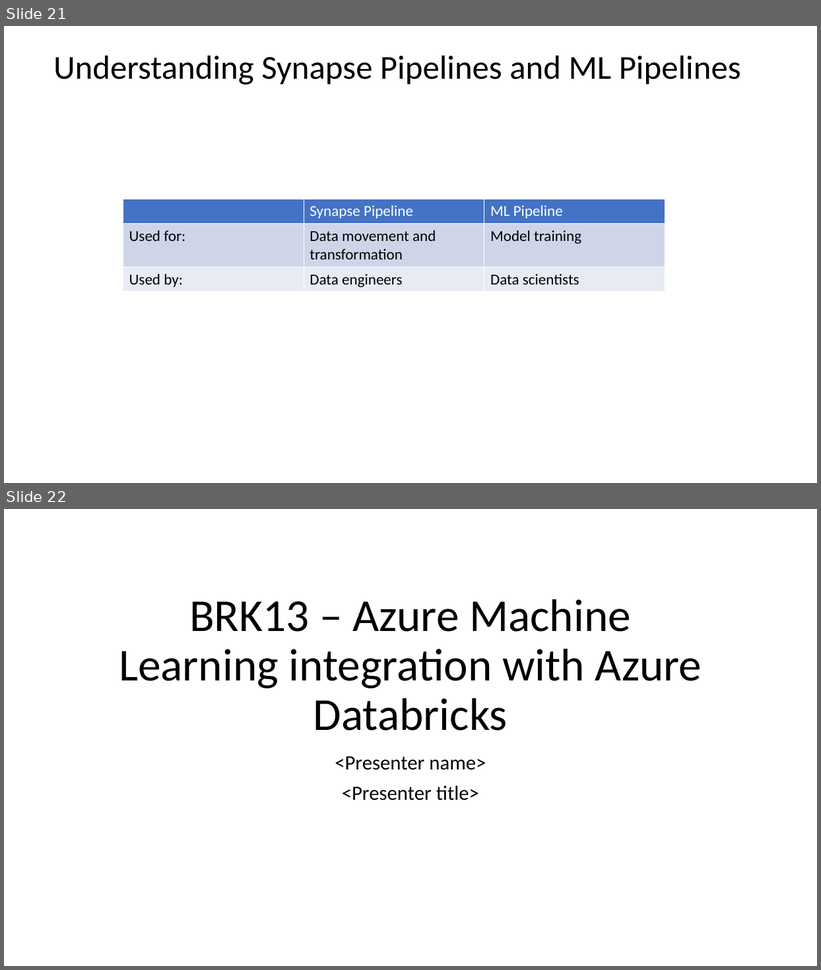
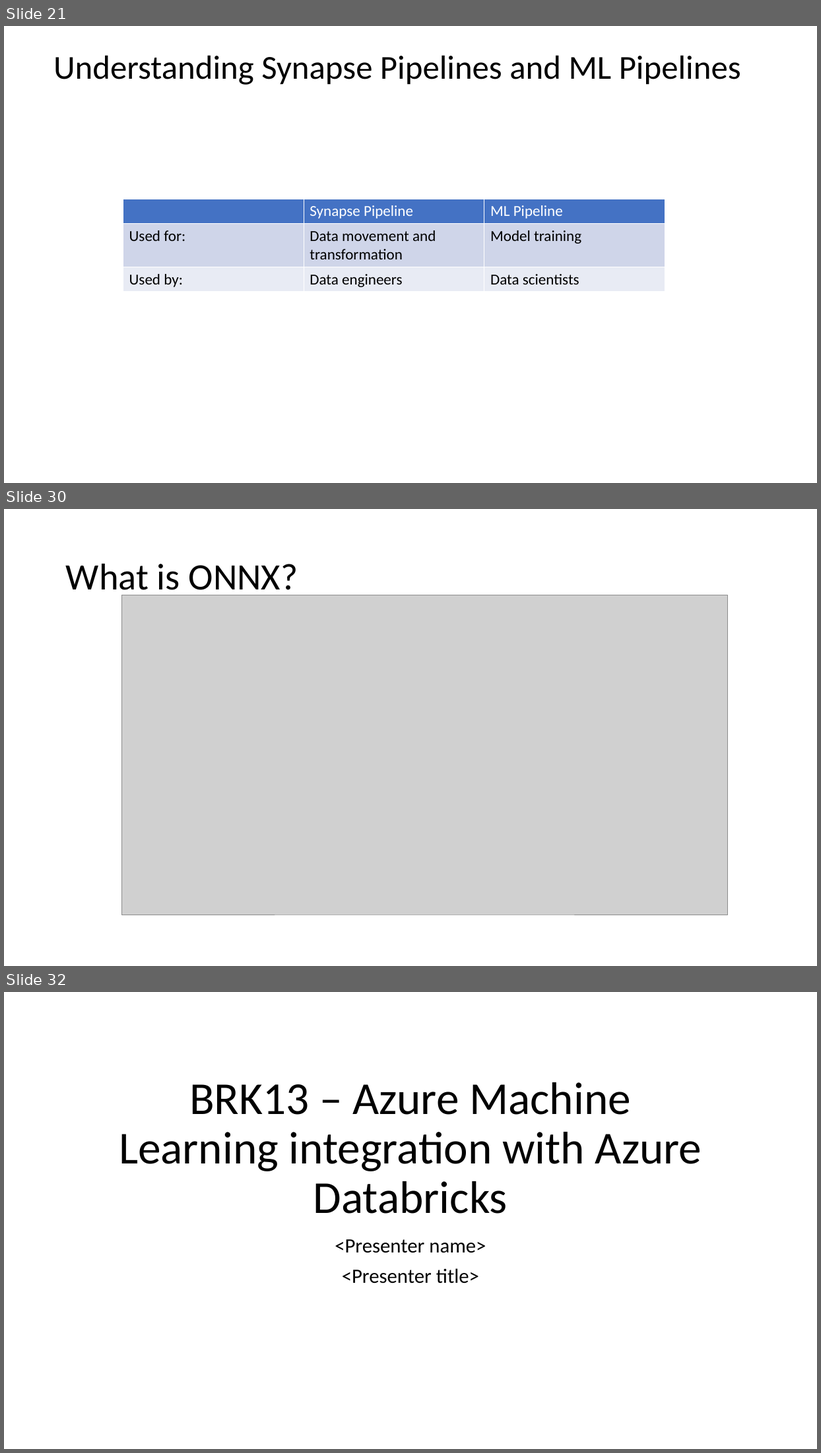
Before and after one commit to pietheinstrengholt/azure-ml-data-science-400, a slide deck: day-03/Day 3 - AML Bootcamp.pptx. Shown one above the other, each under a label of ours: slides 21 and 22 before the commit, slides 21, 30 and 32 after it; the slides between them are not shown. The pictures are 821x970 and 821x1453 pixels, drawn with LibreOffice and Linux fonts; fonts in the diff are those of the drawing; grey boxes stand for pictures; background and template pictures are left out. Boxes give left, top, right and bottom in pixels: in the first picture for what was removed or moved away, otherwise in the second. Text is boxed around its words. In the diff, an @@ line names an element or a change of style, - is before the commit and + after.

```diff
--- a/day-03/Day 3 - AML Bootcamp.pptx
+++ b/day-03/Day 3 - AML Bootcamp.pptx
@@ slide 30 added at bbox=[4, 509, 817, 966], background #FFFFFF @@
@@ title added at bbox=[66, 563, 298, 598], 44 pt, text #000000 @@
+What is ONNX?
@@ picture added at bbox=[121, 595, 727, 916] @@
@@ what was slide 22 is now slide 32 @@
```
Also in this commit, not shown: 9 other slides added.
